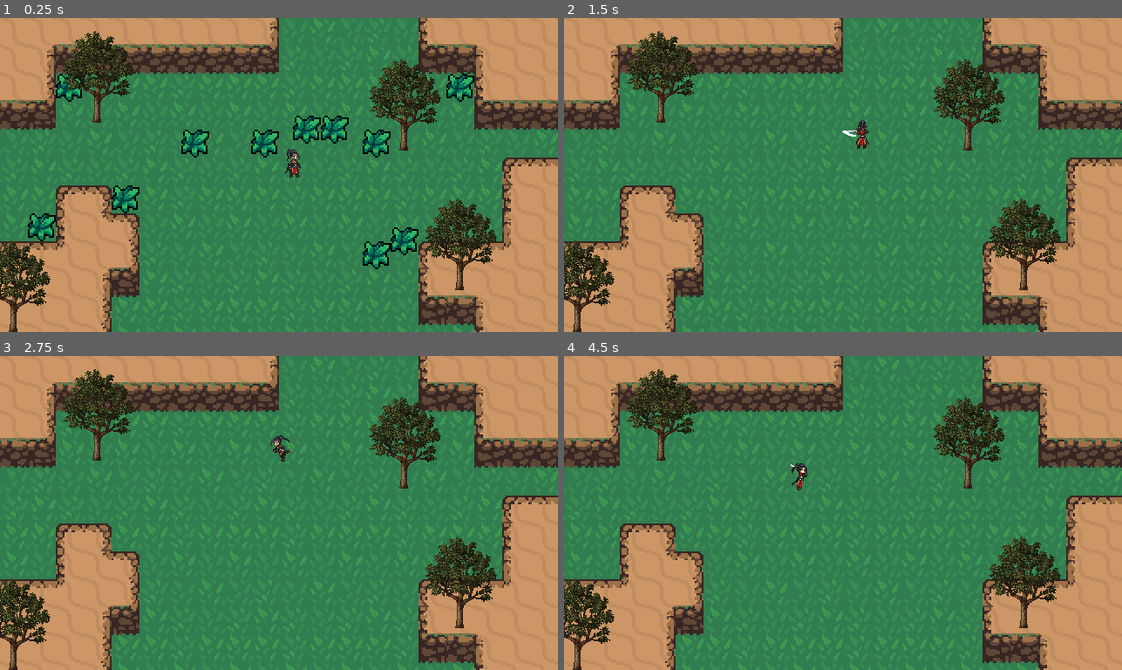
Above: before the commit, frames 1-4 (two rows, left to right).
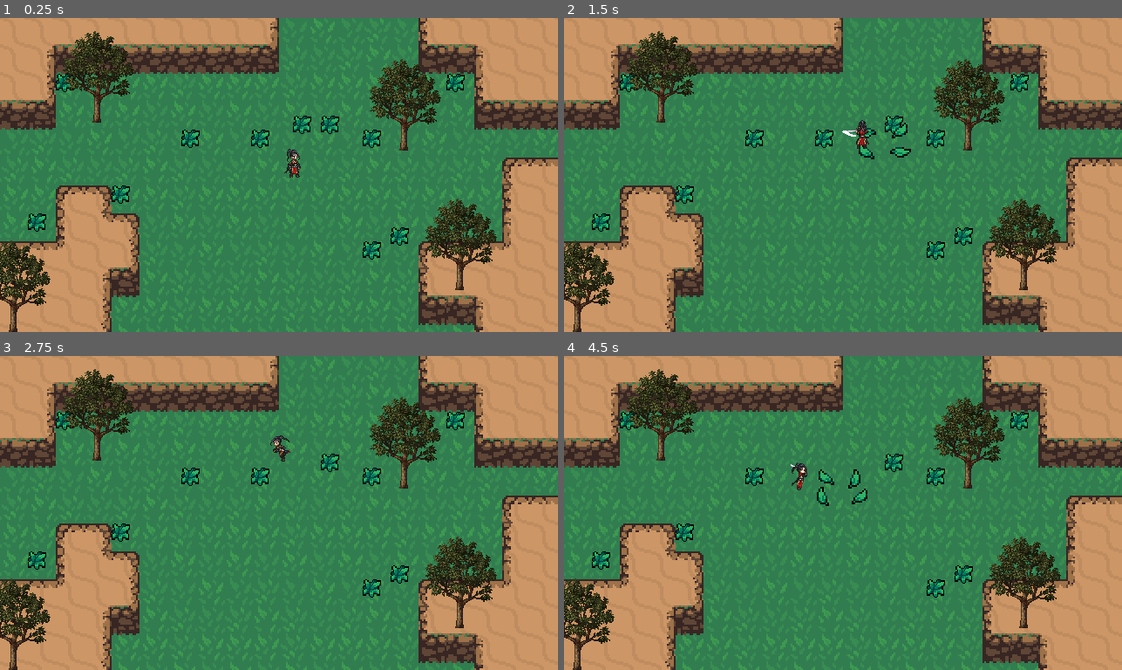
Above: after the commit, the same moments.

Repository: baifengxiao/action-rpg
Game: Godot game, scene res://World.tscn
The game is run twice, just before and just after one commit, with the same random seed, the same clock (stepped at 60 frames per second) and the same inputs.
Inputs:
- Up to frame 1 (0.25 s): no input
- Up to frame 2 (1.5 s): tap Enter at 0.5 s; hold Up (ui_up) from 0.53 s (still down); tap J (attack) at 0.6, 1.35 s
- Up to frame 3 (2.75 s): release Up (ui_up) at 2.03 s; hold Left (ui_left) from 2.03 s (still down); tap J (attack) at 2.1 s
- Up to frame 4 (4.5 s): tap J (attack) at 2.85, 3.6, 4.35 s; release Left (ui_left) at 3.53 s; hold Down (ui_down) 3.53-4.28 s; hold Right (ui_right) from 4.28 s (still down)

The runs differ from the first frame. In frame 1, 3.4% of the frame differs, in the area x 5-85%, y 17-80%; in frame 2, 1.7%; in frame 3, 1.4%; in frame 4, 1.6%.

Commit message:
feat: part10.伤害检测，物理层优化

Diff:
--- /dev/null
+++ b/Effects/Hitbox&Hurtbox/hitbox.tscn
@@ -0,0 +1,7 @@
+[gd_scene format=3 uid="uid://bc5ytq8ycu7fn"]
+
+[node name="Hitbox" type="Area2D"]
+collision_layer = 0
+collision_mask = 0
+
+[node name="CollisionShape2D" type="CollisionShape2D" parent="."]
--- /dev/null
+++ b/Effects/Hitbox&Hurtbox/hurtbox.tscn
@@ -0,0 +1,7 @@
+[gd_scene format=3 uid="uid://bi60yctrnktic"]
+
+[node name="Hurtbox" type="Area2D"]
+collision_layer = 0
+collision_mask = 0
+
+[node name="CollisionShape2D" type="CollisionShape2D" parent="."]
--- a/Player/player.tscn
+++ b/Player/player.tscn
@@ -1,7 +1,8 @@
-[gd_scene load_steps=39 format=3 uid="uid://jy0fexd7h55g"]
+[gd_scene load_steps=41 format=3 uid="uid://jy0fexd7h55g"]
 
 [ext_resource type="Script" path="res://Player/player.gd" id="1_d3nqt"]
 [ext_resource type="Texture2D" uid="uid://drfddsh45r5yv" path="res://Player/Player.png" id="2_1dkym"]
+[ext_resource type="PackedScene" uid="uid://bc5ytq8ycu7fn" path="res://Effects/Hitbox&Hurtbox/hitbox.tscn" id="3_mky1o"]
 
 [sub_resource type="CapsuleShape2D" id="CapsuleShape2D_yusqv"]
 radius = 2.0
@@ -37,6 +38,30 @@
 "method": &"attack_animation_finished"
 }]
 }
+tracks/2/type = "value"
+tracks/2/imported = false
+tracks/2/enabled = true
+tracks/2/path = NodePath("HitboxPivot:rotation")
+tracks/2/interp = 3
+tracks/2/loop_wrap = true
+tracks/2/keys = {
+"times": PackedFloat32Array(0),
+"transitions": PackedFloat32Array(1),
+"update": 1,
+"values": [3.14159]
+}
+tracks/3/type = "value"
+tracks/3/imported = false
+tracks/3/enabled = true
+tracks/3/path = NodePath("HitboxPivot/SwordHitbox/CollisionShape2D:disabled")
+tracks/3/interp = 1
+tracks/3/loop_wrap = true
+tracks/3/keys = {
+"times": PackedFloat32Array(0, 0.1),
+"transitions": PackedFloat32Array(1, 1),
+"update": 1,
+"values": [true, false]
+}
 
 [sub_resource type="Animation" id="Animation_btc3j"]
 resource_name = "AttackLeft"
@@ -68,10 +93,34 @@
 "method": &"attack_animation_finished"
 }]
 }
+tracks/2/type = "value"
+tracks/2/imported = false
+tracks/2/enabled = true
+tracks/2/path = NodePath("HitboxPivot:rotation")
+tracks/2/interp = 3
+tracks/2/loop_wrap = true
+tracks/2/keys = {
+"times": PackedFloat32Array(0),
+"transitions": PackedFloat32Array(1),
+"update": 1,
+"values": [4.71239]
+}
+tracks/3/type = "value"
+tracks/3/imported = false
+tracks/3/enabled = true
+tracks/3/path = NodePath("HitboxPivot/SwordHitbox/CollisionShape2D:disabled")
+tracks/3/interp = 1
+tracks/3/loop_wrap = true
+tracks/3/keys = {
+"times": PackedFloat32Array(0, 0.1),
+"transitions": PackedFloat32Array(1, 1),
+"update": 1,
+"values": [true, false]
+}
 
 [sub_resource type="Animation" id="Animation_w7sm8"]
 resource_name = "AttackRight"
-length = 0.5
+length = 0.4
 step = 0.1
 tracks/0/type = "value"
 tracks/0/imported = false
@@ -99,6 +148,30 @@
 "method": &"attack_animation_finished"
 }]
 }
+tracks/2/type = "value"
+tracks/2/imported = false
+tracks/2/enabled = true
+tracks/2/path = NodePath("HitboxPivot:rotation")
+tracks/2/interp = 3
+tracks/2/loop_wrap = true
+tracks/2/keys = {
+"times": PackedFloat32Array(0),
+"transitions": PackedFloat32Array(1),
+"update": 1,
+"values": [1.5708]
+}
+tracks/3/type = "value"
+tracks/3/imported = false
+tracks/3/enabled = true
+tracks/3/path = NodePath("HitboxPivot/SwordHitbox/CollisionShape2D:disabled")
+tracks/3/interp = 1
+tracks/3/loop_wrap = true
+tracks/3/keys = {
+"times": PackedFloat32Array(0, 0.1),
+"transitions": PackedFloat32Array(1, 1),
+"update": 1,
+"values": [true, false]
+}
 
 [sub_resource type="Animation" id="Animation_joedr"]
 resource_name = "AttackUp"
@@ -130,6 +203,30 @@
 "method": &"attack_animation_finished"
 }]
 }
+tracks/2/type = "value"
+tracks/2/imported = false
+tracks/2/enabled = true
+tracks/2/path = NodePath("HitboxPivot:rotation")
+tracks/2/interp = 3
+tracks/2/loop_wrap = true
+tracks/2/keys = {
+"times": PackedFloat32Array(0),
+"transitions": PackedFloat32Array(1),
+"update": 1,
+"values": [0.0]
+}
+tracks/3/type = "value"
+tracks/3/imported = false
+tracks/3/enabled = true
+tracks/3/path = NodePath("HitboxPivot/SwordHitbox/CollisionShape2D:disabled")
+tracks/3/interp = 1
+tracks/3/loop_wrap = true
+tracks/3/keys = {
+"times": PackedFloat32Array(0, 0.1),
+"transitions": PackedFloat32Array(1, 1),
+"update": 1,
+"values": [true, false]
+}
 
 [sub_resource type="Animation" id="Animation_c3ywp"]
 resource_name = "IdleDown"
@@ -216,6 +313,30 @@
 "transitions": PackedFloat32Array(1),
 "update": 1,
 "values": [0]
+}
+tracks/1/type = "value"
+tracks/1/imported = false
+tracks/1/enabled = true
+tracks/1/path = NodePath("HitboxPivot:rotation")
+tracks/1/interp = 3
+tracks/1/loop_wrap = true
+tracks/1/keys = {
+"times": PackedFloat32Array(0),
+"transitions": PackedFloat32Array(1),
+"update": 0,
+"values": [0.0]
+}
+tracks/2/type = "value"
+tracks/2/imported = false
+tracks/2/enabled = true
+tracks/2/path = NodePath("HitboxPivot/SwordHitbox/CollisionShape2D:disabled")
+tracks/2/interp = 1
+tracks/2/loop_wrap = true
+tracks/2/keys = {
+"times": PackedFloat32Array(0),
+"transitions": PackedFloat32Array(1),
+"update": 1,
+"values": [false]
 }
 
 [sub_resource type="Animation" id="Animation_uk26h"]
@@ -401,8 +522,13 @@
 transitions = ["Idle", "Run", SubResource("AnimationNodeStateMachineTransition_hqm20"), "Run", "Idle", SubResource("Ani …(268 unchanged characters)…
 graph_offset = Vector2(164.223, 45)
 
+[sub_resource type="CapsuleShape2D" id="CapsuleShape2D_oa44l"]
+radius = 5.0
+height = 10.0
+
 [node name="Player" type="CharacterBody2D"]
 y_sort_enabled = true
+collision_layer = 2
 script = ExtResource("1_d3nqt")
 
 [node name="Sprite2D" type="Sprite2D" parent="."]
@@ -429,8 +555,8 @@
 tree_root = SubResource("AnimationNodeStateMachine_c1qe6")
 anim_player = NodePath("../AnimationPlayer")
 parameters/current_length = 6.0
-parameters/current_position = 3.6251
-parameters/current_delta = 0.00694444
+parameters/current_position = 0.195011
+parameters/current_delta = 0.006984
 parameters/Attack/current_length = 0.4
 parameters/Attack/current_position = 0.4
 parameters/Attack/current_delta = 0.0
@@ -451,15 +577,15 @@
 parameters/End/current_position = 0.0
 parameters/End/current_delta = 0.0
 parameters/Idle/current_length = 6.0
-parameters/Idle/current_position = 3.6251
-parameters/Idle/current_delta = 0.00694444
+parameters/Idle/current_position = 0.195011
+parameters/Idle/current_delta = 0.006984
 parameters/Idle/blend_position = Vector2(0.000704169, 0.00440526)
 parameters/Idle/0/current_length = null
 parameters/Idle/0/current_position = null
 parameters/Idle/0/current_delta = null
 parameters/Idle/1/current_length = 6.0
-parameters/Idle/1/current_position = 3.6251
-parameters/Idle/1/current_delta = 0.00694444
+parameters/Idle/1/current_position = 0.195011
+parameters/Idle/1/current_delta = 0.006984
 parameters/Idle/2/current_length = 6.0
 parameters/Idle/2/current_position = 0.0972623
 parameters/Idle/2/current_delta = 0.017041
@@ -485,3 +611,18 @@
 parameters/Start/current_length = 0.0
 parameters/Start/current_position = 0.0
 parameters/Start/current_delta = 0.0
+
+[node name="HitboxPivot" type="Marker2D" parent="."]
+position = Vector2(1, -2)
+
+[node name="SwordHitbox" parent="HitboxPivot" instance=ExtResource("3_mky1o")]
+position = Vector2(-2.8213e-07, -6)
+rotation = -1.5708
+collision_layer = 8
+
+[node name="CollisionShape2D" parent="HitboxPivot/SwordHitbox" index="0"]
+position = Vector2(0, -2.38419e-07)
+scale = Vector2(0.819368, 1)
+shape = SubResource("CapsuleShape2D_oa44l")
+
+[editable path="HitboxPivot/SwordHitbox"]
--- a/World.tscn
+++ b/World.tscn
@@ -1899,6 +1899,7 @@
 
 [sub_resource type="TileSet" id="TileSet_0iru4"]
 physics_layer_0/collision_layer = 1
+physics_layer_0/collision_mask = 0
 terrain_set_0/mode = 0
 terrain_set_0/terrain_0/name = "Cliff"
 terrain_set_0/terrain_0/color = Color(0.768627, 0.176471, 0.25098, 1)
--- a/World/grass.gd
+++ b/World/grass.gd
@@ -1,17 +1,19 @@
 extends Node2D
 
-# Called every frame. 'delta' is the elapsed time since the previous frame.
-func _process(delta: float) -> void:
-	if Input.is_action_just_pressed("attack"):
+func create_grass_effect():
+	const GRASS_EFFECT = preload("res://Effects/grass_effect.tscn")
+	var grassEffect = GRASS_EFFECT.instantiate()
+	var world = get_tree().current_scene
+	world.add_child(grassEffect)
+	grassEffect.global_position = global_position
 
-		#引用摧毁特效
-		const GRASS_EFFECT = preload("res://Effects/grass_effect.tscn")
-		#实例化
-		var grassEffect = GRASS_EFFECT.instantiate()
+#func _process(delta: float) -> void:
+	#if Input.is_action_just_pressed("attack"):
+		#
+		#
+		#queue_free()
 
-		#用代码实例化它，要求它必须是一个节点的子节点，这里是world节点的子节点
-		var world = get_tree().current_scene
-		world.add_child(grassEffect)
 
-		grassEffect.global_position = global_position
-		queue_free()
+func _on_hurtbox_area_entered(area: Area2D) -> void:
+	create_grass_effect()
+	queue_free()
--- a/World/grass.tscn
+++ b/World/grass.tscn
@@ -1,12 +1,29 @@
-[gd_scene load_steps=3 format=3 uid="uid://fnmwfi6538tk"]
+[gd_scene load_steps=5 format=3 uid="uid://fnmwfi6538tk"]
 
 [ext_resource type="Texture2D" uid="uid://1oa1jxb1a62b" path="res://World/Grass.png" id="1_600ad"]
 [ext_resource type="Script" path="res://World/grass.gd" id="1_abm7s"]
+[ext_resource type="PackedScene" uid="uid://bi60yctrnktic" path="res://Effects/Hitbox&Hurtbox/hurtbox.tscn" id="3_824je"]
+
+[sub_resource type="RectangleShape2D" id="RectangleShape2D_hh3te"]
+size = Vector2(21.6861, 21.6861)
 
 [node name="Grass" type="Node2D"]
 script = ExtResource("1_abm7s")
 
 [node name="Sprite2D" type="Sprite2D" parent="."]
+scale = Vector2(0.66739, 0.66739)
 texture = ExtResource("1_600ad")
 centered = false
 offset = Vector2(-8, -8)
+
+[node name="Hurtbox" parent="." instance=ExtResource("3_824je")]
+collision_mask = 8
+
+[node name="CollisionShape2D" parent="Hurtbox" index="0"]
+position = Vector2(5, 5)
+scale = Vector2(0.461124, 0.461124)
+shape = SubResource("RectangleShape2D_hh3te")
+
+[connection signal="area_entered" from="Hurtbox" to="." method="_on_hurtbox_area_entered"]
+
+[editable path="Hurtbox"]
--- a/project.godot
+++ b/project.godot
@@ -32,6 +32,14 @@
 ]
 }
 
+[layer_names]
+
+2d_physics/layer_1="World"
+2d_physics/layer_2="Player"
+2d_physics/layer_3="PlayerHurtbox"
+2d_physics/layer_4="EnemyHurtbox"
+2d_physics/layer_5="Enemy"
+
 [rendering]
 
 textures/canvas_textures/default_texture_filter=0
